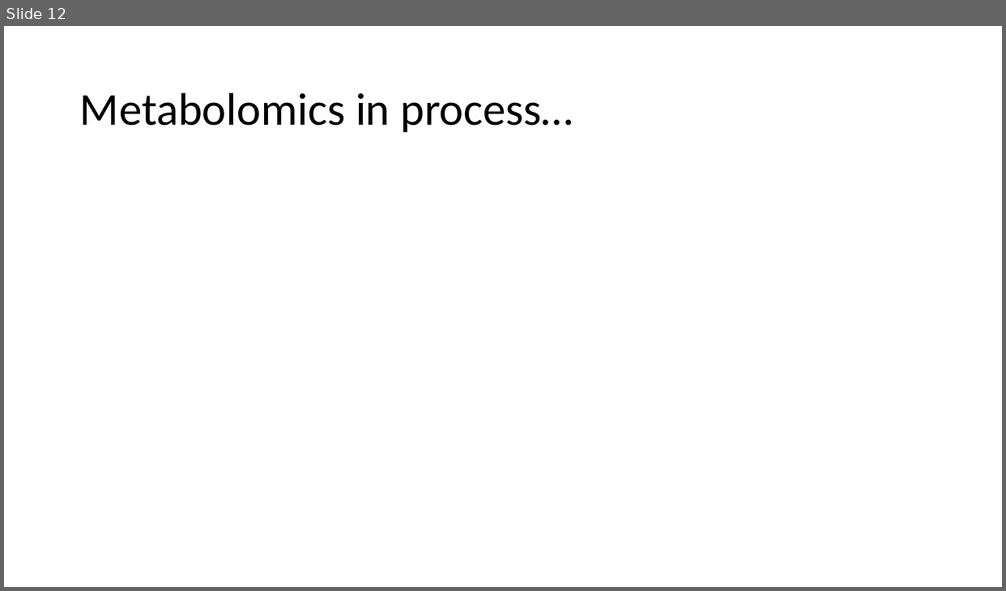
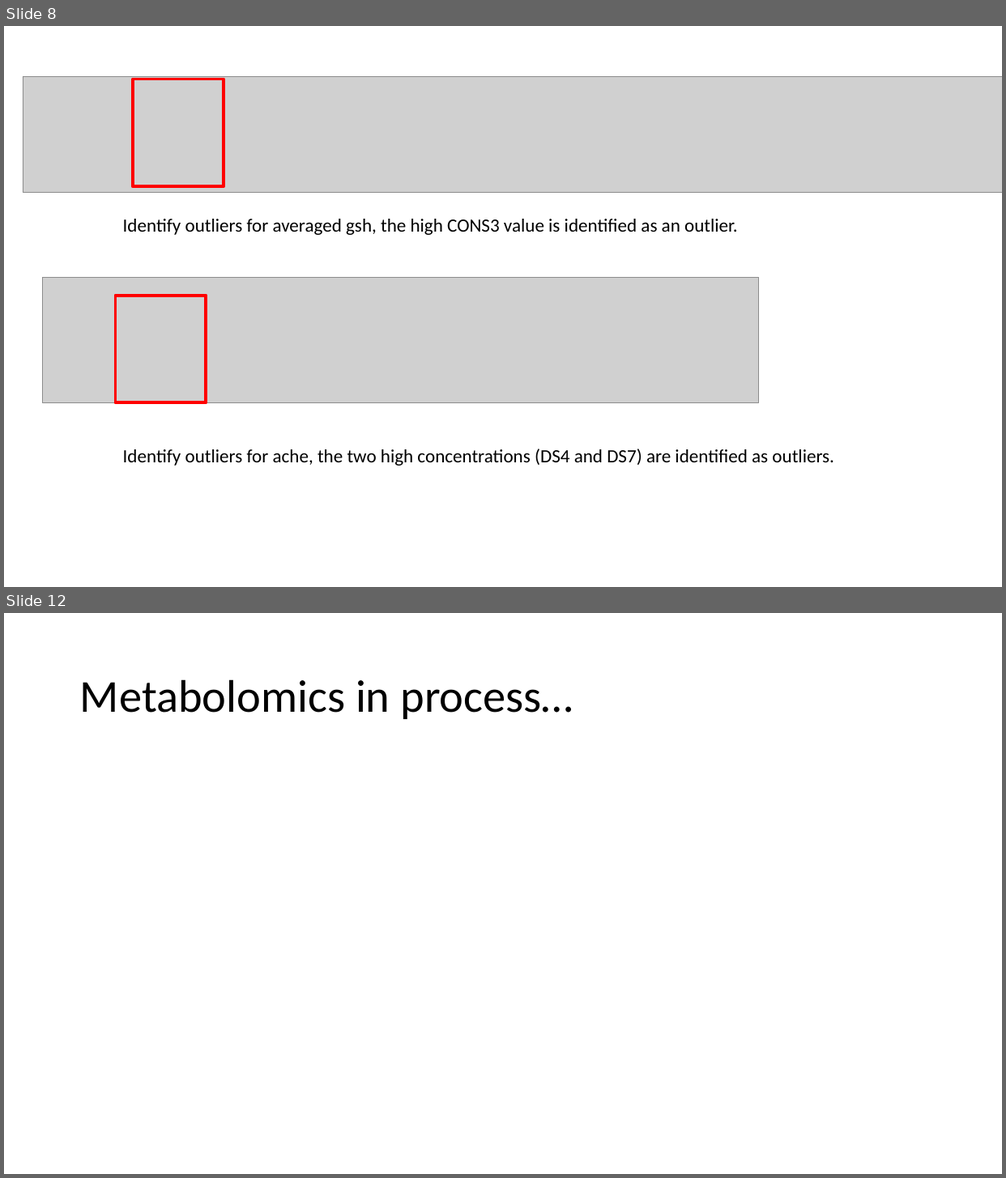
Before and after one commit to amphibian-exeff/vanmeter_salamander_exposures, a slide deck: pptx/rvm_salamander_gsh_analyses.pptx. Shown one above the other, each under a label of ours: slide 12 before the commit, slides 8 and 12 after it; the slides between them are not shown. The pictures are 1006x591 and 1006x1178 pixels, drawn with LibreOffice and Linux fonts; fonts in the diff are those of the drawing; grey boxes stand for pictures. Boxes give left, top, right and bottom in pixels: in the first picture for what was removed or moved away, otherwise in the second. Text is boxed around its words. In the diff, an @@ line names an element or a change of style, - is before the commit and + after.

```diff
--- a/pptx/rvm_salamander_gsh_analyses.pptx
+++ b/pptx/rvm_salamander_gsh_analyses.pptx
@@ slide 8 added at [4,26,1002,587], background #FFFFFF @@
@@ picture added at [23,76,1002,192] @@
@@ rectangle added at [133,79,224,187], outline #FF0000 3 pt @@
@@ text added at [123,219,738,235], 18 pt, text #000000 @@
+Identify outliers for averaged gsh, the high CONS3 value is identified as an outlier.
@@ picture added at [43,278,759,403] @@
@@ rectangle added at [116,296,206,403], outline #FF0000 3 pt @@
@@ text added at [123,449,834,466], 18 pt, text #000000 @@
+Identify outliers for ache, the two high concentrations (DS4 and DS7) are identified as outliers.
```
Also in this commit, not shown: 5 slides changed, 4 other slides added, 5 slides removed, 6 other files.
